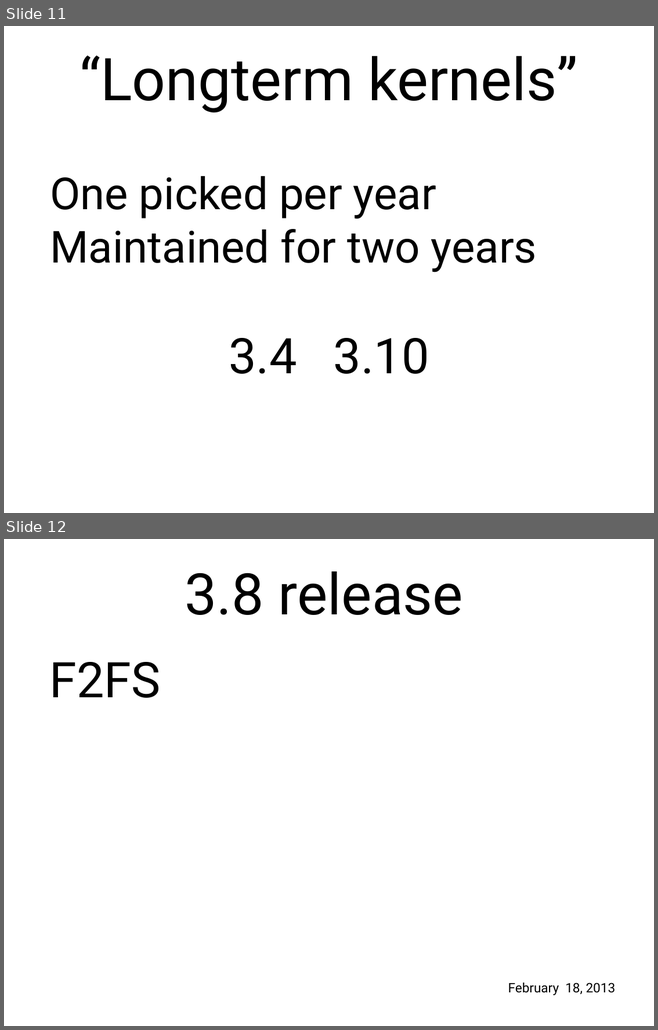
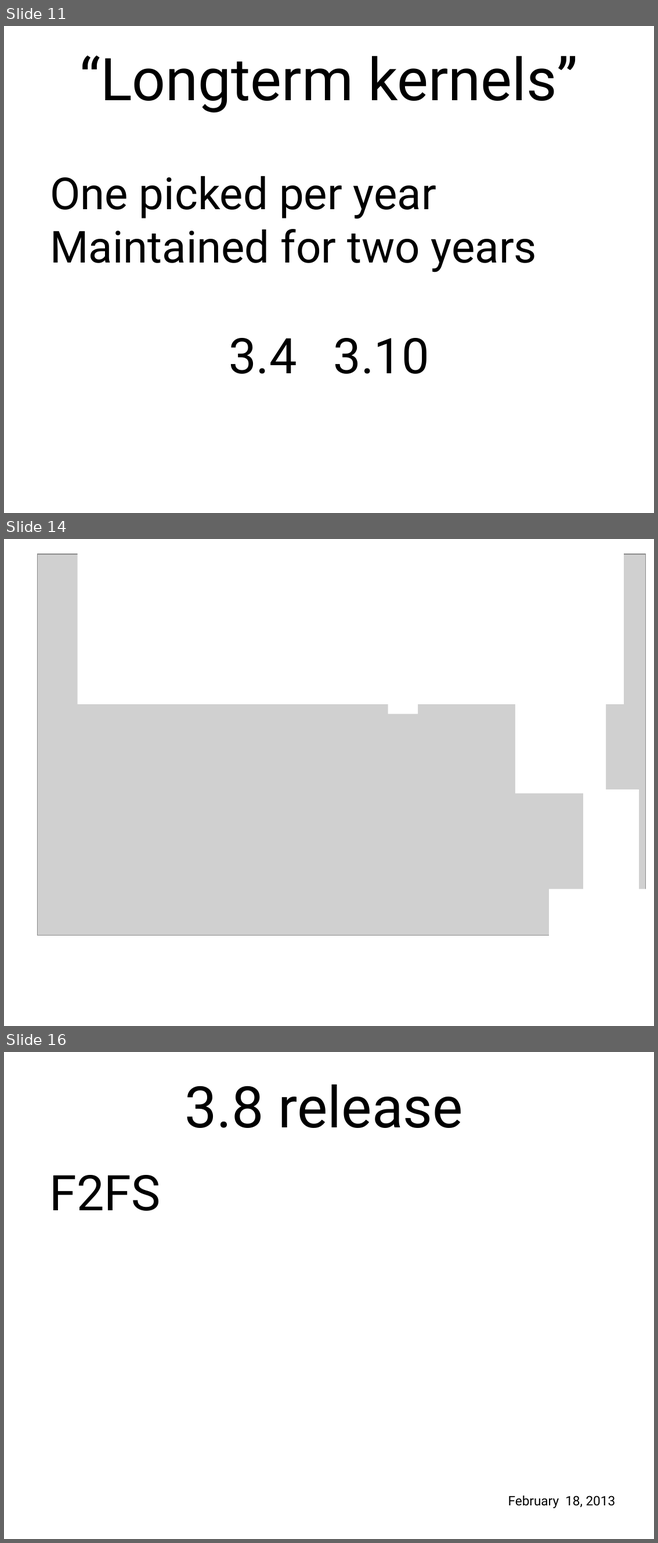
Before and after one commit to gregkh/kernel-development, a slide deck: lf_kernel-development.odp. Shown one above the other, each under a label of ours: slides 11 and 12 before the commit, slides 11, 14 and 16 after it; the slides between them are not shown. The pictures are 658x1030 and 658x1543 pixels, drawn with LibreOffice and Linux fonts; fonts in the diff are those of the drawing; grey boxes stand for pictures; background and template pictures are left out. Boxes give left, top, right and bottom in pixels: in the first picture for what was removed or moved away, otherwise in the second. Text is boxed around its words. In the diff, an @@ line names an element or a change of style, - is before the commit and + after.

```diff
--- a/lf_kernel-development.odp
+++ b/lf_kernel-development.odp
@@ slide 14 added at (4,539,654,1026), background picture (left out) @@
@@ picture added at (38,554,645,936) @@
@@ rectangle added at (78,548,623,704), fill #FFFFFF @@
@@ rectangle added at (388,672,418,714), fill #FFFFFF @@
@@ rectangle added at (515,694,606,794), fill #FFFFFF @@
@@ rectangle added at (583,790,639,893), fill #FFFFFF @@
@@ rectangle added at (549,889,649,946), fill #FFFFFF @@
@@ what was slide 12 is now slide 16 @@
```
Also in this commit, not shown: 3 other slides added, 1 other file.
